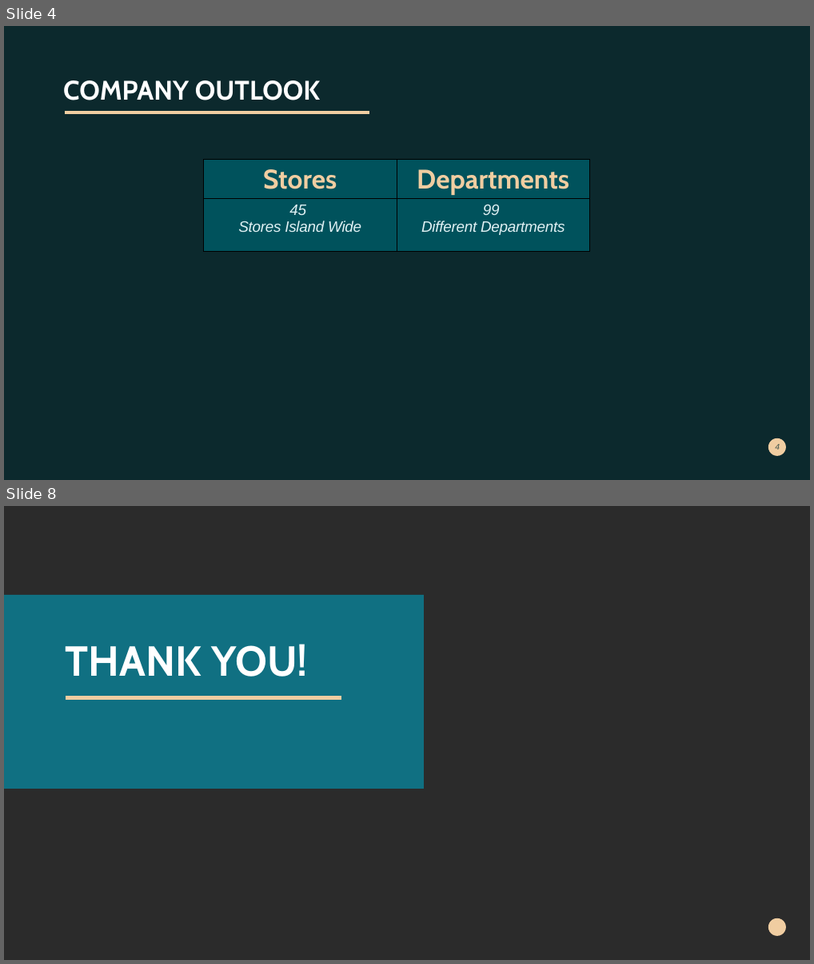
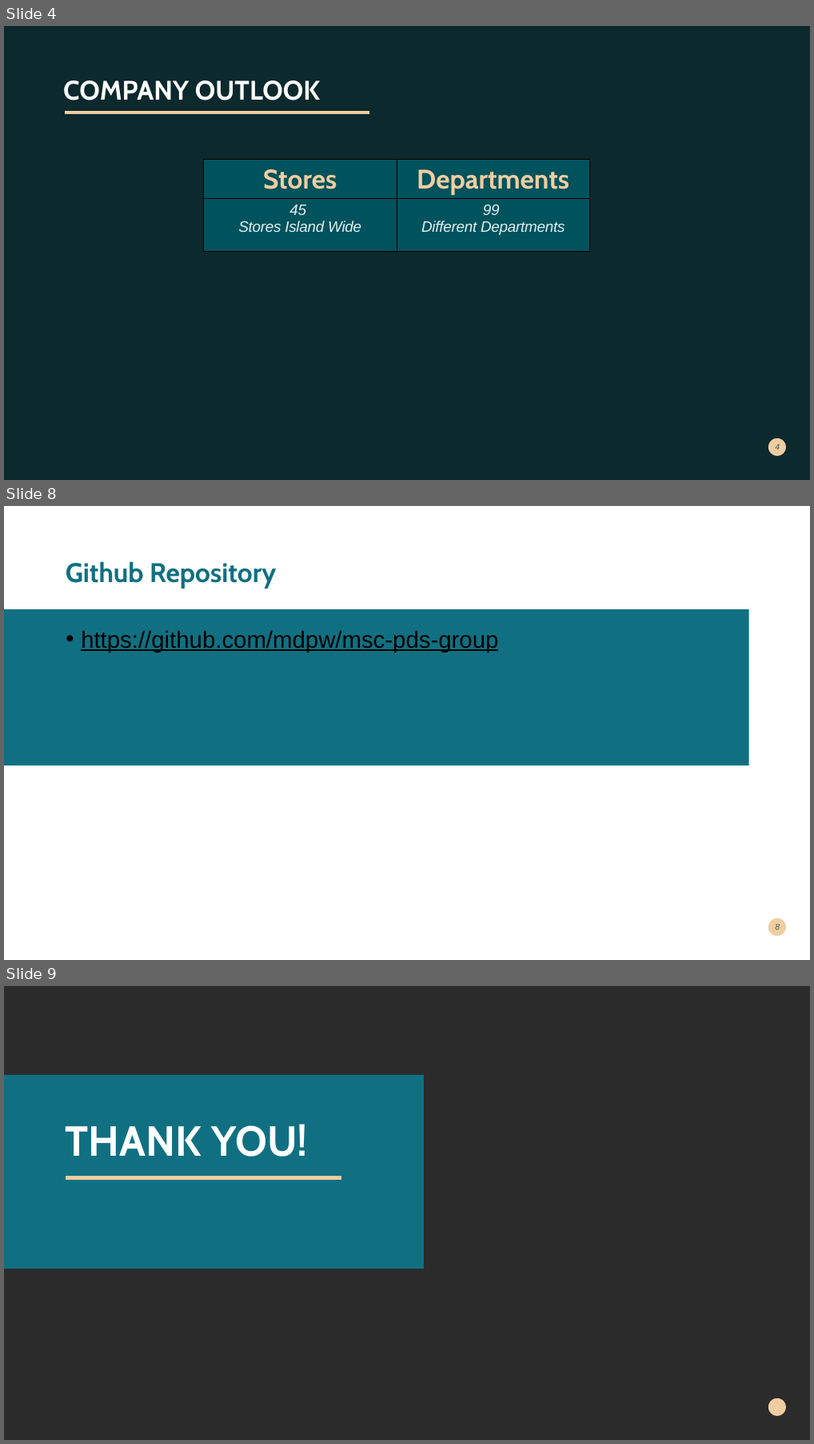
Before and after one commit to mdpw/msc-pds-group, a slide deck: presentation/monthly-sales-forecasting.pptx. Shown one above the other, each under a label of ours: slides 4 and 8 before the commit, slides 4, 8 and 9 after it; the slides between them are not shown. The pictures are 814x964 and 814x1444 pixels, drawn with LibreOffice and Linux fonts; fonts in the diff are those of the drawing; background and template pictures are left out; a plain dark background stands for a picture behind light text. Boxes give left, top, right and bottom in pixels: in the first picture for what was removed or moved away, otherwise in the second. Text is boxed around its words. In the diff, an @@ line names an element or a change of style, - is before the commit and + after.

```diff
--- a/presentation/monthly-sales-forecasting.pptx
+++ b/presentation/monthly-sales-forecasting.pptx
@@ slide 8 added at <box>4,506,810,960</box>, background #FFFFFF; not listed: 1 template element that a slide beside it also shows @@
@@ title added at <box>66,561,276,588</box>, 32 pt, text #107082, bold @@
+Github Repository
@@ freeform shape added at <box>4,609,750,765</box>, fill #107082 @@
@@ text added at <box>81,630,498,652</box>, 28 pt, text #000000, underline @@
+• https://github.com/mdpw/msc-pds-group
@@ page number added at <box>775,924,780,929</box>, 10 pt, text #00292E at 70% opacity, italic @@
+8
@@ what was slide 8 is now slide 9 @@
```
Also in this commit, not shown: 1 slide changed.
